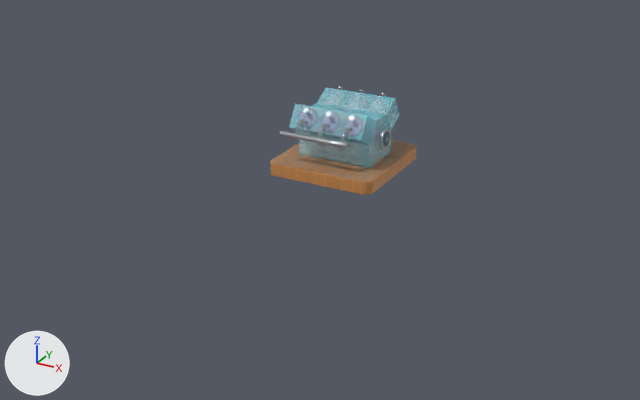
The glTF model Assets/Blender/World0_Scene2_engine/world0_scene_2_engine.glb, before and after one commit.
The view is the same before and after, from a 50 mm lens placed at (12.52, -24.46, 10.77), pointed at (-0.3, -1.16, -0.88). The axes (+X, +Y, +Z) are drawn at lower left. The lights are the same throughout. The first picture is the older version. Objects named as collision shapes, trigger or cutter boxes, shadow casters or lower levels of detail are left out. Where no turn or scale is listed for an object, it has been applied to the vertices.

In view in the first picture: 'E01_plinth_mesh', 'E02_lower_case_mesh', 'E04_upper_case_mesh', 'E05_bank_A_mesh', 'E06_bank_B_mesh', 'E14_head_B_discs', 'UFM_E01_top', 'UFM_E02_outer', 'UFM_E05_outer', 'UFM_E06_outer' and 8 more.
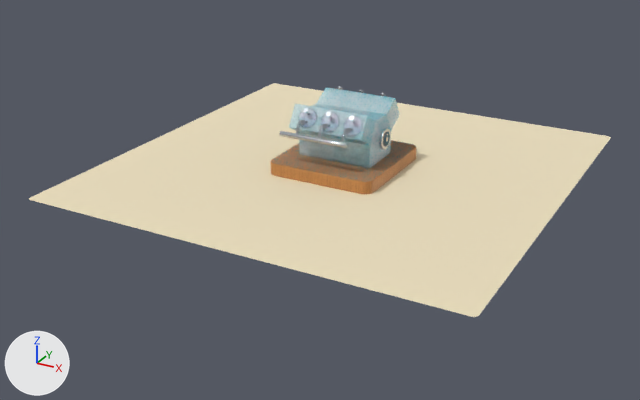
Where the change shows, as pixel boxes (x1, y1, x2, y2) in the pictures (640 x 400 px):
'FLOOR', added (beige): after (29, 83, 611, 317)
'E02_lower_case_mesh', surface changed: (300, 131, 391, 168) in both
'E05_bank_A_mesh', surface changed: (317, 88, 399, 130) in both
'E06_bank_B_mesh', surface changed: (289, 104, 375, 145) in both
'E14_head_B_discs', surface changed: (299, 109, 362, 136) in both
'E04_upper_case_mesh', surface changed: (314, 105, 391, 145) in both

The edits, one by one:
In material 'Glass' (mat_glass), metallic goes from 0.0 to 1.0.
Material 'Floor' (mat_floor) is new.
Its base color is (0.84, 0.74, 0.52) (beige #ecdfbf).
Its roughness is 1.0.
Mesh me_floor is new.
It has 36 vertices, 34 faces and spans x -7.14..7.14, y -7.14..7.14, z 0.0.
It uses material mat_floor (beige #ecdfbf).
Object 'FLOOR' (ob_floor) is new; it shows me_floor.
Its location is (0.0, 0.0, 0.0).
